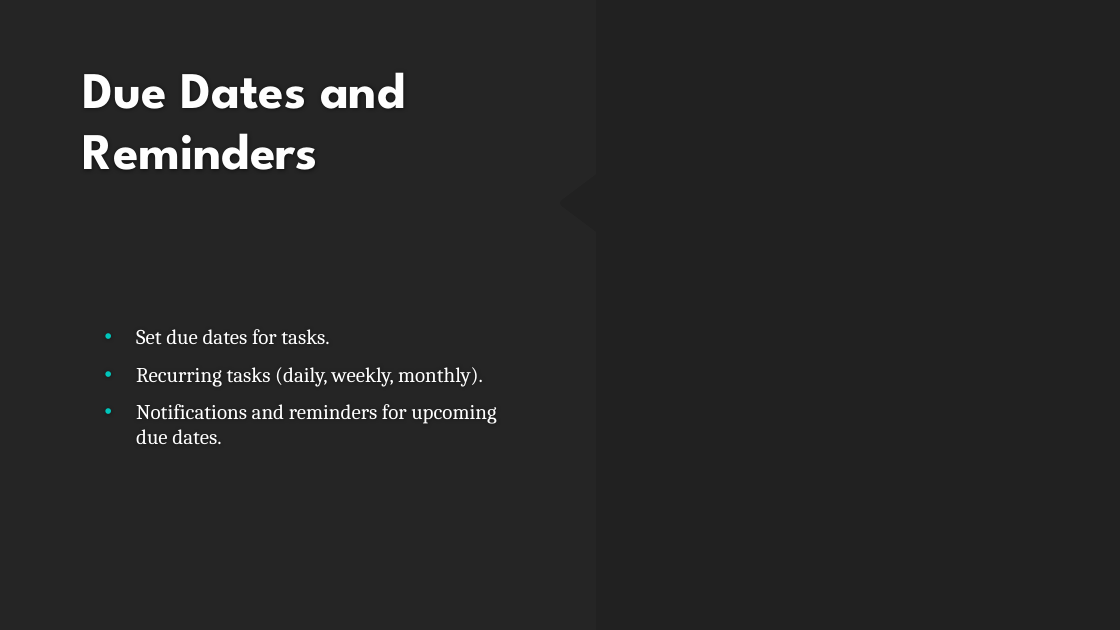
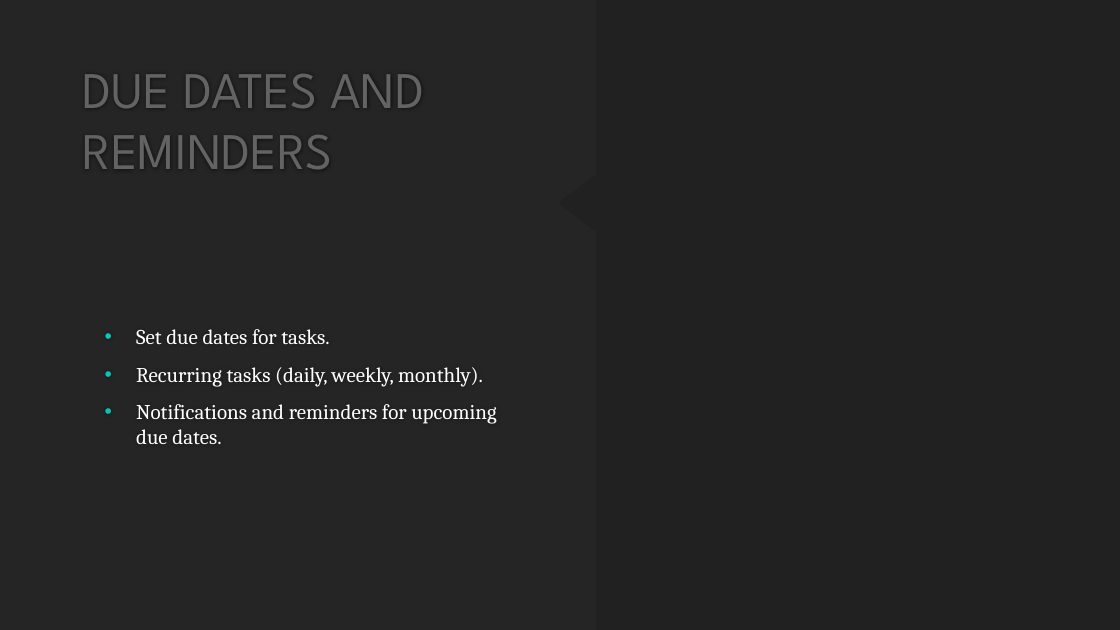
Before and after one commit to BadrGello/Task-Management-App, a slide deck: slide 7 of Documents/HCI Project Proposal.pptx. Drawn at 1120x630 pixels with LibreOffice and Linux fonts; fonts in the diff are those of the drawing; background and template pictures are left out. Boxes give left, top, right and bottom in pixels: in the first picture for what was removed or moved away, otherwise in the second. Text is boxed around its words. In the diff, an @@ line names an element or a change of style, - is before the commit and + after.

```diff
--- a/Documents/HCI Project Proposal.pptx
+++ b/Documents/HCI Project Proposal.pptx
@@ title at (83,74,424,169): text changed; text colour #FEFEFE to #636363; bold off @@
-Due Dates and Reminders
+  DUE DATES AND REMINDERS
```
Also in this commit, not shown: 3 other slides changed.
